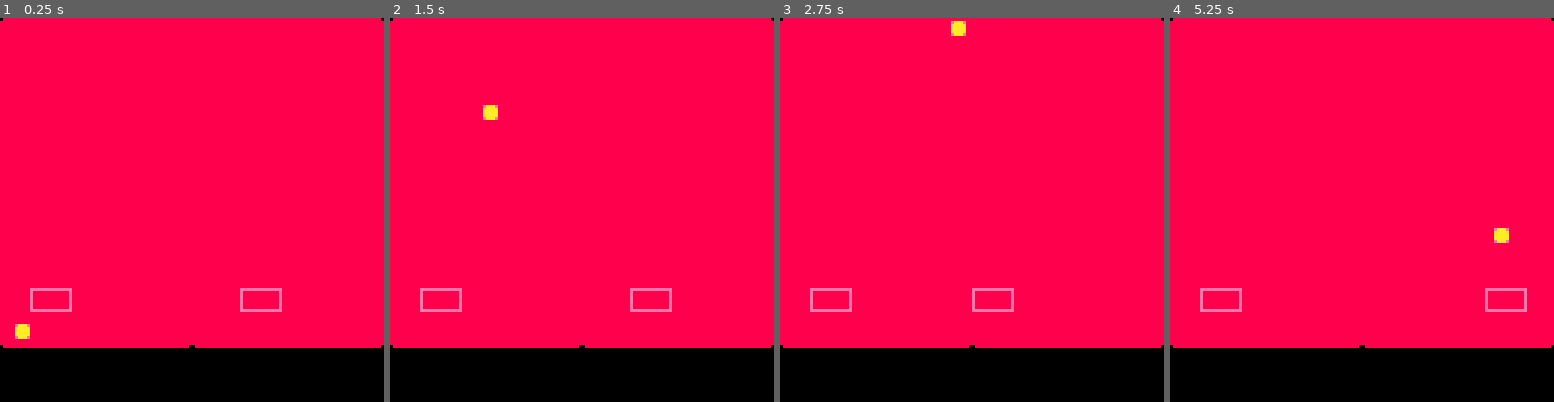
Above: before the commit, frames 1-4 (left to right).
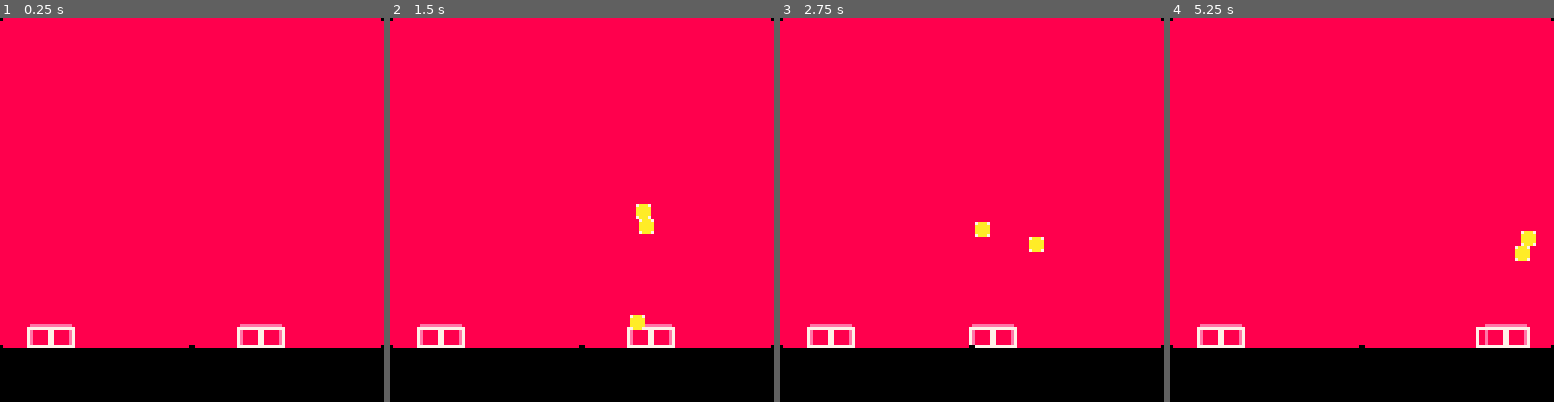
Above: after the commit, the same moments.

Repository: aylanonsense/juggle-panic
Game: PICO-8 cartridge cart-revised.p8
The game is run twice, just before and just after one commit, with the same random seed, the same clock (stepped at 60 frames per second) and the same inputs.
Inputs:
- Up to frame 1 (0.25 s): no input
- Up to frame 2 (1.5 s): tap O (Z key) at 0.33, 0.7, 1.43 s
- Up to frame 3 (2.75 s): hold Left 1.97-2.37 s; tap O (Z key) at 2.22 s
- Up to frame 4 (5.25 s): hold Right 2.87-3.53 s; tap O (Z key) at 3.1, 3.98, 4.87 s; hold Right 4.13-4.53 s; hold Left from 5.13 s (still down)

The runs differ from the first frame. In frame 1, 1.5% of the frame differs, in the area x 3-75%, y 70-86%; in frame 2, 2.0%, in the area x 7-75%, y 22-86%; in frame 3, 1.9%; in frame 4, 1.9%.

Commit message:
Calculating catch hitboxes

Diff:
--- a/cart-revised.p8
+++ b/cart-revised.p8
@@ -4,16 +4,30 @@
 
 function noop() end
 
+local catch_fudge=1
+
 -- what to do next
 -- - jugglers can catch and throw balls
 
+-- balls update first
+-- then jugglers update
+--   1. throw
+--   2. catch
+-- balls can die nows
+
 local entities
+local balls
 
 local entity_classes={
 	juggler={
 		width=14,
 		height=8,
 		move_x=0,
+		left_hand_ball=nil,
+		right_hand_ball=nil,
+		init=function(self)
+			self:calc_hand_hitboxes()
+		end,
 		update=function(self)
 			-- move horizontally when left/right buttons are pressed
 			self.move_x=ternary(btn(1,2-self.player_num),1,0)-
@@ -21,10 +35,84 @@
 			self.vx=3*self.move_x
 			self:apply_velocity()
 			-- keep the juggler in bounds
-			self.x=mid(self.min_x,self.x,self.max_x-self.width)
+			if self.x<self.min_x then
+				self.x=self.min_x
+				self.vx=max(0,self.vx)
+			elseif self.x>self.max_x-self.width then
+				self.x=self.max_x-self.width
+				self.vx=min(0,self.vx)
+			end
+			-- debug: spawn balls
+			if btnp(4,2-self.player_num) then
+				local ball=spawn_entity("ball",self.x,self.y)
+				ball:throw(4,40,50)
+			end
+			-- catch balls
+			self:calc_hand_hitboxes()
+			local ball
+			for ball in all(balls) do
+			end
 		end,
 		draw=function(self)
 			self:draw_outline(14)
+			if self.left_hand_hitbox!=nil then
+				rect(self.left_hand_hitbox.x+0.5,self.left_hand_hitbox.y+0.5,self.left_hand_hitbox.x+self.left_hand_hitbox.width-0.5,self.left_hand_hitbox.y+self.left_hand_hitbox.height-0.5,7)
+			end
+			if self.right_hand_hitbox!=nil then
+				rect(self.right_hand_hitbox.x+0.5,self.right_hand_hitbox.y+0.5,self.right_hand_hitbox.x+self.right_hand_hitbox.width-0.5,self.right_hand_hitbox.y+self.right_hand_hitbox.height-0.5,7)
+			end
+			-- rect(self.x+0.5,self.y+0.5,self.x+self.width/2-0.5,self.y+self.height-0.5,7)
+			-- rect(self.x+self.width/2+0.5,self.y+0.5,self.x+self.width-0.5,self.y+self.height-0.5,10)
+		end,
+		calc_hand_hitboxes=function(self)
+			if self.left_hand_ball then
+				self.left_hand_hitbox=nil
+			else
+				self.left_hand_hitbox={
+					x=self.x,
+					y=self.y+1,
+					width=self.width/2,
+					height=self.height-1
+				}
+				if self.vx<0 then
+					self.left_hand_hitbox.x+=self.vx
+					self.left_hand_hitbox.width-=self.vx
+				else
+					self.left_hand_hitbox.x-=catch_fudge
+					self.left_hand_hitbox.width+=catch_fudge
+				end
+				if self.right_hand_ball then
+					if self.vx>0 then
+						self.left_hand_hitbox.width+=self.vx
+					else
+						self.left_hand_hitbox.width+=catch_fudge
+					end
+				end
+			end
+			if self.right_hand_ball then
+				self.right_hand_hitbox=nil
+			else
+				self.right_hand_hitbox={
+					x=self.x+self.width/2,
+					y=self.y+1,
+					width=self.width/2,
+					height=self.height-1
+				}
+				if self.vx>0 then
+					self.right_hand_hitbox.width+=self.vx
+				else
+					self.right_hand_hitbox.width+=catch_fudge
+				end
+				if self.left_hand_ball then
+					if self.vx<0 then
+						self.right_hand_hitbox.x+=self.vx
+						self.right_hand_hitbox.width-=self.vx
+					else
+						self.right_hand_hitbox.x-=catch_fudge
+						self.right_hand_hitbox.width+=catch_fudge
+					end
+				end
+			end
 		end
 	},
 	ball={
@@ -32,12 +120,18 @@
 		height=5,
 		is_being_thrown=false,
 		gravity=0,
+		add_to_game=function(self)
+			add(balls,self)
+		end,
+		remove_from_game=function(self)
+			del(balls,self)
+		end,
 		update=function(self)
 			self.vy+=self.gravity
 			self:apply_velocity()
 		end,
 		draw=function(self)
-			self:draw_outline(14)
+			self:draw_outline(7)
 			circfill(self.x+self.width/2,self.y+self.height/2,2,10)
 		end,
 		throw=function(self,distance,height,duration)
@@ -57,18 +151,19 @@
 
 function _init()
 	entities={}
-	spawn_entity("juggler",10,90,{
+	balls={}
+	spawn_entity("juggler",10,102,{
 		player_num=1,
 		min_x=0,
 		max_x=64
 	})
-	spawn_entity("juggler",80,90,{
+	spawn_entity("juggler",80,102,{
 		player_num=2,
 		min_x=64,
 		max_x=128
 	})
-	ball=spawn_entity("ball",0,123)
-	ball:throw(123,123,180)
+	-- ball=spawn_entity("ball",0,123)
+	-- ball:throw(123,123,180)
 end
 
 -- local skip_frames=0
@@ -95,9 +190,12 @@
 		entities[i]:post_update()
 	end
 	-- filter out dead entities
-	filter(entities,function(entity)
-		return entity.is_alive
-	end)
+	for entity in all(entities) do
+		if not entity.is_alive then
+			del(entities,entity)
+			entity:remove_from_game()
+		end
+	end
 	-- sort entities for rendering
 	sort(entities,function(entity1,entity2)
 		return entity1.render_layer>entity2.render_layer
@@ -143,6 +241,8 @@
 			vy=0,
 			width=0,
 			height=0,
+			add_to_game=noop,
+			remove_from_game=noop,
 			init=noop,
 			update=function()
 				self:apply_velocity()
@@ -178,6 +278,7 @@
 	if not skip_init then
 		-- initialize it
 		entity:init()
+		entity:add_to_game()
 		add(entities,entity)
 	end
 	-- return it
@@ -213,14 +314,14 @@
 end
 
 -- filter out anything in list for which func is false
-function filter(list,func)
-	local item
-	for item in all(list) do
-		if not func(item) then
-			del(list,item)
-		end
-	end
-end
+-- function filter(list,func)
+-- 	local item
+-- 	for item in all(list) do
+-- 		if not func(item) then
+-- 			del(list,item)
+-- 		end
+-- 	end
+-- end
 
 -- bubble sorts a list according to a comparison func
 function sort(list,func)
@@ -233,3 +334,16 @@
 		end
 	end
 end
+
+-- check to see if two axis-aligned rectangles are overlapping
+function rects_overlapping(x1,y1,w1,h1,x2,y2,w2,h2)
+	if type(x2)=="table" then
+		x2,y2,w2,h2=x2.x,x2.y,x2.width,x2.height
+	elseif type(y1)=="table" then
+		x2,y2,w2,h2=y1.x,y1.y,y1.width,y1.height
+	end
+	if type(x1)=="table" then
+		x1,y1,w1,h1=x1.x,x1.y,x1.width,x1.height
+	end
+	return x1+w1>x2 and x2+w2>x1 and y1+h1>y2 and y2+h2>y1
+end
